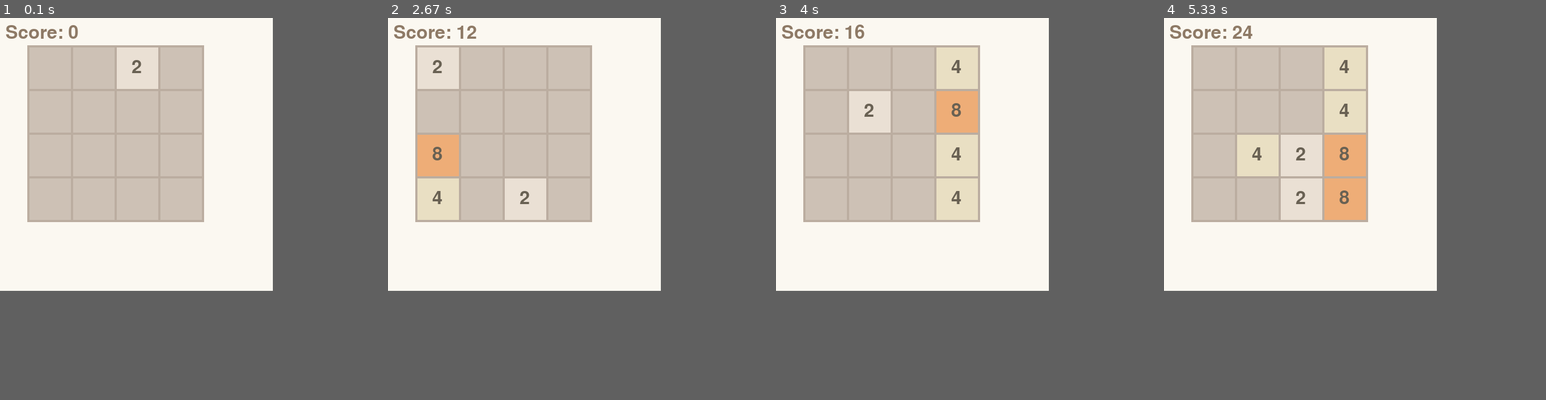
Above: before the commit, frames 1-4 (left to right).
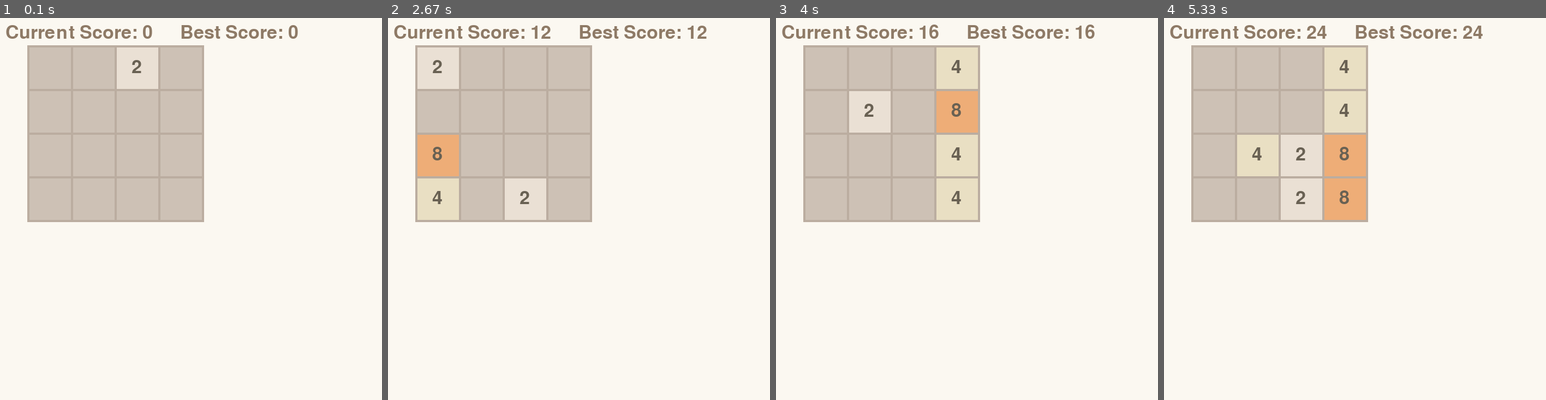
Above: after the commit, the same moments.

Repository: Pixelaze/PyGame2048
Game: pygame game, started from gui.py
Two runs of this game, one before a commit and one after it. Both use one fixed random seed, a clock stepped at 60 frames per second and the inputs below.
Inputs:
- Up to frame 1 (0.1 s): no input
- Up to frame 2 (2.67 s): hold Right 0.33-0.8 s; hold Up 0.83-1.13 s; hold Right 1.17-1.63 s; hold Left 1.67-2.2 s; hold Down 2.23-2.53 s; hold Left from 2.57 s (still down)
- Up to frame 3 (4 s): release Left at 2.97 s; hold Up 3-3.37 s; hold Right from 3.4 s (still down)
- Up to frame 4 (5.33 s): release Right at 4.03 s; hold Down 4.07-4.43 s; hold Left 4.47-4.93 s; hold Right from 4.97 s (still down)
The window is 500x500 before the commit and 700x700 after it. Grey fills any space a smaller window leaves; there, only what the larger window draws over its background counts as a difference.

The runs differ from the first frame. In frame 1, 1.1% of the frame differs, in the area x 1-78%, y 1-6%; in frame 2, 1.1%; in frame 3, 1.1%; in frame 4, 1.2%, in the area x 1-84%, y 1-6%.

Commit message:
Adding display of current and best score

Diff:
--- a/field.py
+++ b/field.py
@@ -1,12 +1,12 @@
 from random import randint
 import csv
-
 
 SAVE_FILE_NAME = "data.csv"
 BEST_SCORE_FILE_NAME = ".best_score"
 CURRENT_SCORE_FILE_NAME = ".current_score"
 
 BEST_SCORE = 0
+
 
 # Возможные значения направления хода
 class Directions:
--- a/gui.py
+++ b/gui.py
@@ -3,8 +3,8 @@
 from field import Status
 from field import GameField
 
-WINDOW_WIDTH = 500
-WINDOW_HEIGHT = 500
+WINDOW_WIDTH = 700
+WINDOW_HEIGHT = 700
 
 
 class GraphicsField(GameField):
@@ -55,12 +55,17 @@
         text_y = WINDOW_HEIGHT // 2 - text.get_height() // 1.5
         screen.blit(text, (text_x, text_y))
 
-    def display_score(self, screen, value):
+    def display_score(self, screen):
+        current_score = board.get_field().get_score()
+        best_score = board.get_field().get_best_score()
         font = pygame.font.Font(None, 50)
-        text = font.render(f"Score: {value}", True, pygame.Color('#8e7a66'))
-        text_x = 10
-        text_y = 10
-        screen.blit(text, (text_x, text_y))
+        current_score_text = font.render(f"Сurrent Score: {current_score}", True, pygame.Color('#8e7a66'))
+        current_score_x = 10
+        current_score_y = best_score_y = 10
+        best_score_x = current_score_x + current_score_text.get_width() + 50
+        best_score_text = font.render(f"Best Score: {best_score}", True, pygame.Color('#8e7a66'))
+        screen.blit(current_score_text, (current_score_x, current_score_y))
+        screen.blit(best_score_text, (best_score_x, best_score_y))
 
     def render(self, screen):
         # For each color there are unique color
@@ -140,8 +145,7 @@
                         board.get_field().save_game()
                     except Exception as e:
                         print("Unable to save game due to " + str(e))
-    score = board.get_field().get_score()
     screen.fill(pygame.Color('#fbf8f1'))
-    board.display_score(screen, score)
+    board.display_score(screen)
     board.render(screen)
     pygame.display.flip()
